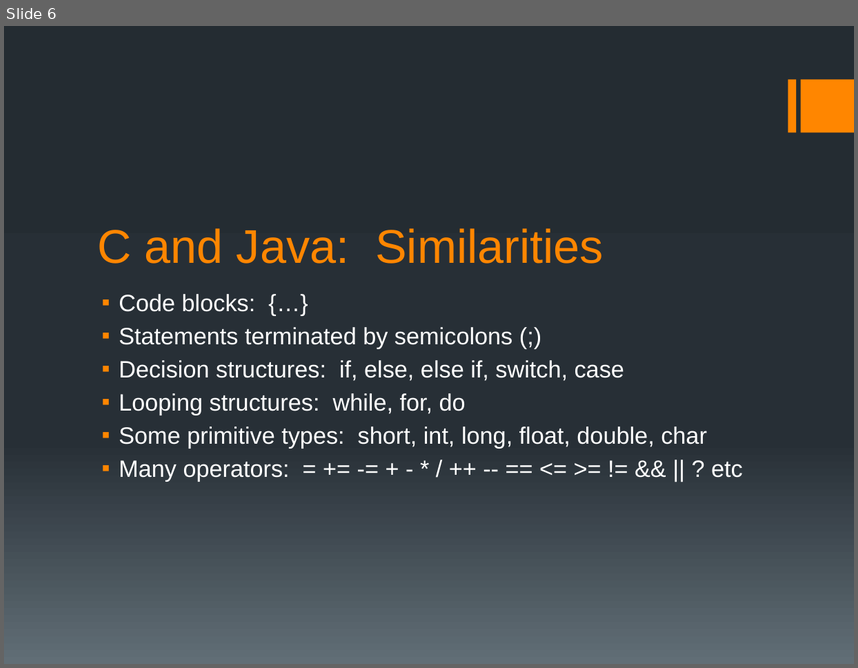
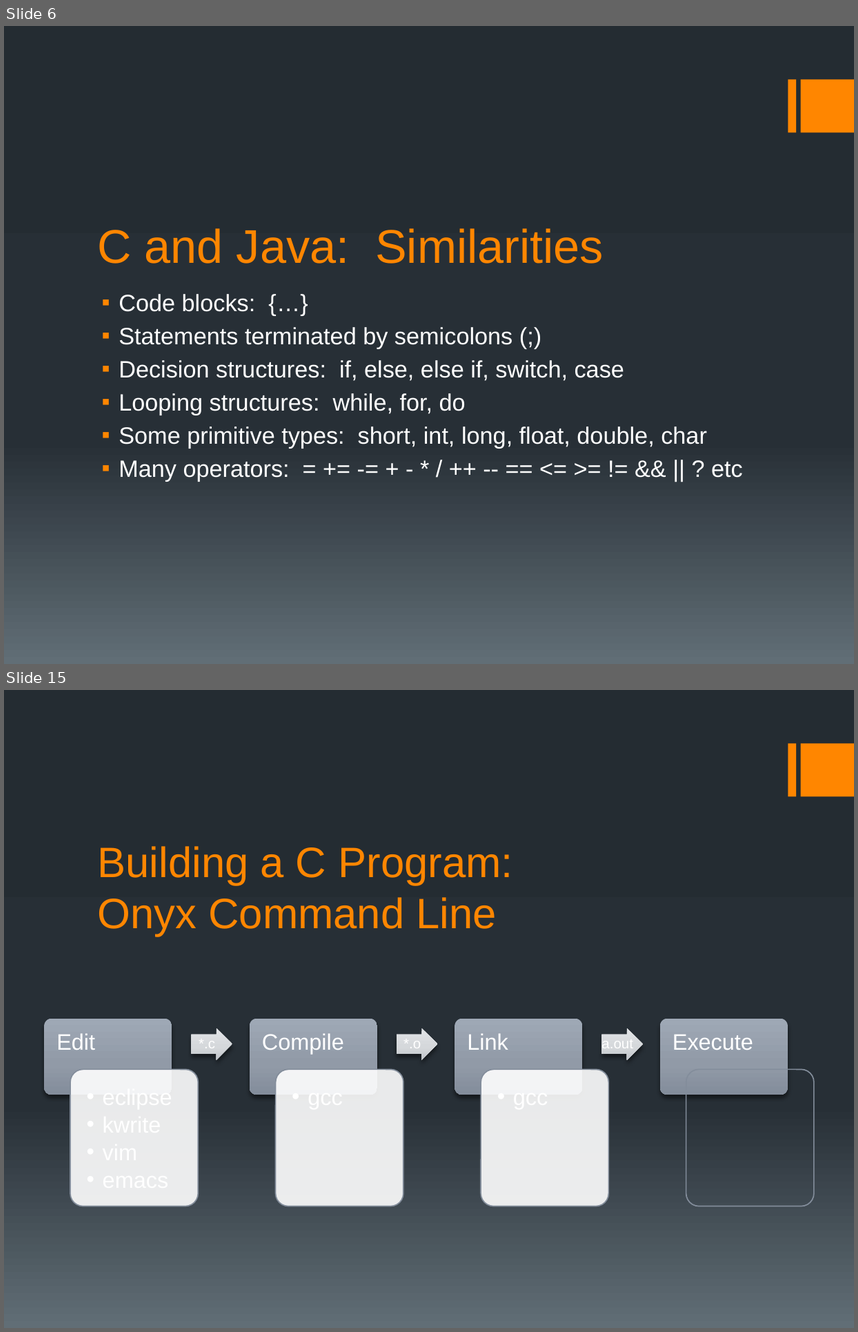
Before and after one commit to BoiseState/CS253-resources, a slide deck: slides/JRC/CS253L01.pptx. Shown one above the other, each under a label of ours: slide 6 before the commit, slides 6 and 15 after it; the slides between them are not shown. The pictures are 858x668 and 858x1332 pixels, drawn with LibreOffice and Linux fonts; fonts in the diff are those of the drawing. Boxes give left, top, right and bottom in pixels: in the first picture for what was removed or moved away, otherwise in the second. Text is boxed around its words. In the diff, an @@ line names an element or a change of style, - is before the commit and + after.

```diff
--- a/slides/JRC/CS253L01.pptx
+++ b/slides/JRC/CS253L01.pptx
@@ slide 15 added at [4,690,854,1328], background gradient #242C33 to #273037 to #636D76; not listed: 2 template elements that a slide beside it also shows @@
@@ title added at [98,846,513,936], 36 pt, text #FF8600 @@
+Building a C Program:
+Onyx Command Line
@@ group added at [44,1018,813,1206]: 8 rounded rectangles, 7 texts, 3 right arrows @@
+Edit
+*.c
+Compile
+*.o
+Link
+a.out
+Execute
```
Also in this commit, not shown: 6 slides changed, 5 other slides added.
